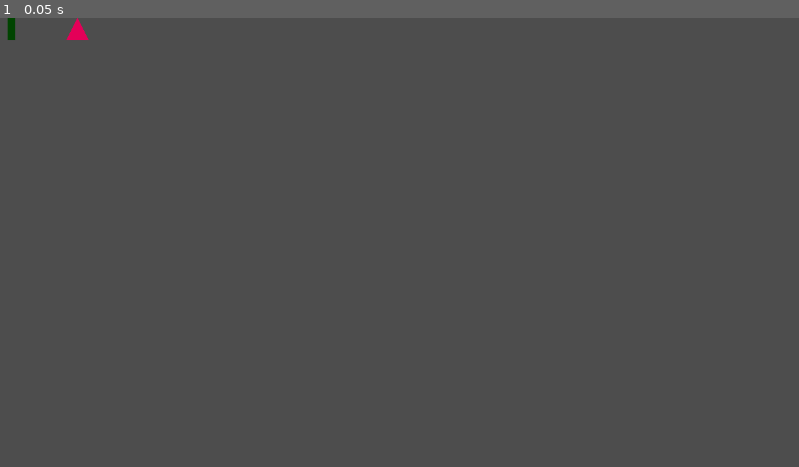
Above: before the commit, frame 1.
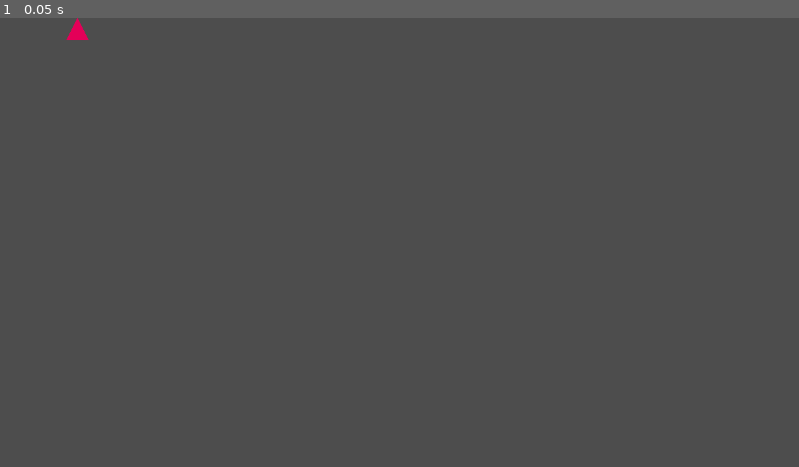
Above: after the commit, the same moment.

Repository: mjXmsdgh/game_gallery
Game: Godot game, scene res://game_scene/shooting/2_main/main.tscn
Same seed, same stepped clock (60 frames per second), same inputs: the game is played once before the commit and once after it. This scene is started directly instead of the project's main scene.
Inputs:
- Up to frame 1 (0.05 s): no input

The runs differ from the first frame. In frame 1, less than 0.1% of the frame differs, in the area x 0-2%, y 0-5%.

Commit message:
bullet to scene

Diff:
--- /dev/null
+++ b/game_scene/shooting/2_main/bullet.tscn
@@ -0,0 +1,19 @@
+[gd_scene load_steps=3 format=3 uid="uid://c2sxlvuavtsji"]
+
+[ext_resource type="Texture2D" uid="uid://d2e27gpabm5oo" path="res://image/bullet.png" id="1_ifkch"]
+
+[sub_resource type="RectangleShape2D" id="RectangleShape2D_1pd3p"]
+size = Vector2(9, 31)
+
+[node name="bullet" type="Area2D"]
+visible = false
+
+[node name="CollisionShape2D" type="CollisionShape2D" parent="."]
+position = Vector2(16.5, 15.5)
+shape = SubResource("RectangleShape2D_1pd3p")
+metadata/_edit_group_ = true
+
+[node name="Sprite2D" type="Sprite2D" parent="."]
+position = Vector2(16, 16)
+texture = ExtResource("1_ifkch")
+metadata/_edit_group_ = true
--- a/game_scene/shooting/2_main/main.tscn
+++ b/game_scene/shooting/2_main/main.tscn
@@ -20,11 +20,14 @@
 metadata/_edit_group_ = true
 
 [node name="bullet" type="Area2D" parent="."]
+visible = false
 
 [node name="CollisionShape2D" type="CollisionShape2D" parent="bullet"]
 position = Vector2(16.5, 15.5)
 shape = SubResource("RectangleShape2D_1pd3p")
+metadata/_edit_group_ = true
 
 [node name="Sprite2D" type="Sprite2D" parent="bullet"]
 position = Vector2(16, 16)
 texture = ExtResource("2_qar1d")
+metadata/_edit_group_ = true
